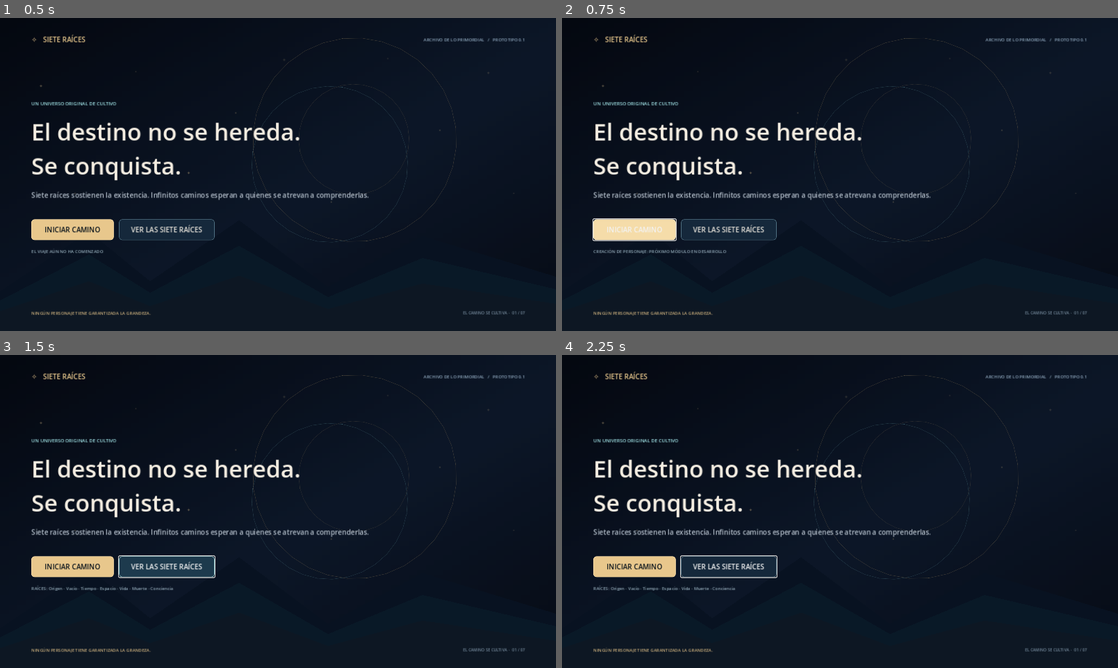
Above: before the commit, frames 1-4 (two rows, left to right).
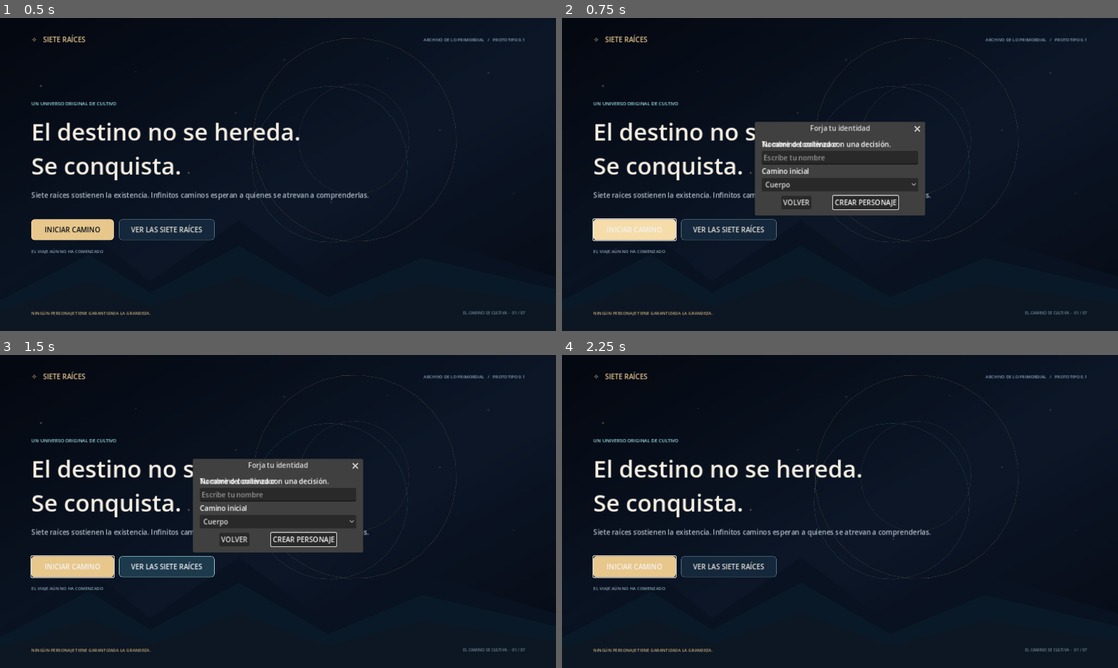
Above: after the commit, the same moments.

Repository: JOSEFRO/cultivation-universe-game
Game: Godot game, scene res://scenes/main.tscn
The game is run twice, just before and just after one commit, with the same random seed, the same clock (stepped at 60 frames per second) and the same inputs.
Inputs (mouse positions are in pixels of both pictures, inside the frame that each line leads up to):
- Up to frame 1 (0.5 s): no input
- Up to frame 2 (0.75 s): click "INICIAR CAMINO" at 0.5 s
- Up to frame 3 (1.5 s): click "VER LAS SIETE RAÍCES" at 1.25 s
- Up to frame 4 (2.25 s): click (795, 539) at 2 s, where only the run after the commit has a clickable "VOLVER"

Frame 1 is identical in both runs. In frame 2, 9.1% of the frame differs, in the area x 5-66%, y 33-76%; in frame 3, 9.6%; in frame 4, 0.6%.

Commit message:
feat(game): make opening character creation flow functional

Diff:
--- a/scripts/main.gd
+++ b/scripts/main.gd
@@ -3,6 +3,10 @@
 const WORLD_DATA = preload("res://scripts/world_data.gd")
 
 var status_label: Label
+var character_dialog: ConfirmationDialog
+var character_name_input: LineEdit
+var cultivation_path_select: OptionButton
+var current_character: Dictionary = {}
 
 func _ready() -> void:
 	_build_interface()
@@ -97,6 +101,7 @@
 	layout.add_child(buttons)
 
 	var begin_button := Button.new()
+	begin_button.name = "BeginButton"
 	begin_button.text = "  INICIAR CAMINO  "
 	begin_button.custom_minimum_size = Vector2(190, 48)
 	begin_button.add_theme_color_override("font_color", Color("#07111a"))
@@ -107,6 +112,7 @@
 	buttons.add_child(begin_button)
 
 	var codex_button := Button.new()
+	codex_button.name = "CodexButton"
 	codex_button.text = "  VER LAS SIETE RAÍCES  "
 	codex_button.custom_minimum_size = Vector2(220, 48)
 	codex_button.add_theme_color_override("font_color", Color("#e9e5dc"))
@@ -195,7 +201,59 @@
 	add_child(mountain)
 
 func _on_begin_pressed() -> void:
-	status_label.text = "CREACIÓN DE PERSONAJE: PRÓXIMO MÓDULO EN DESARROLLO"
+	if character_dialog and is_instance_valid(character_dialog):
+		character_dialog.popup_centered()
+		return
+	character_dialog = ConfirmationDialog.new()
+	character_dialog.name = "CharacterCreationDialog"
+	character_dialog.title = "Forja tu identidad"
+	character_dialog.dialog_text = "Tu camino comienza con una decisión."
+	character_dialog.ok_button_text = "CREAR PERSONAJE"
+	character_dialog.cancel_button_text = "VOLVER"
+	var form := VBoxContainer.new()
+	form.name = "CharacterCreationForm"
+	form.custom_minimum_size = Vector2(360, 120)
+	character_dialog.add_child(form)
+	var name_label := Label.new()
+	name_label.text = "Nombre del cultivador"
+	form.add_child(name_label)
+	character_name_input = LineEdit.new()
+	character_name_input.name = "CharacterNameInput"
+	character_name_input.placeholder_text = "Escribe tu nombre"
+	character_name_input.max_length = 24
+	form.add_child(character_name_input)
+	var path_label := Label.new()
+	path_label.text = "Camino inicial"
+	form.add_child(path_label)
+	cultivation_path_select = OptionButton.new()
+	cultivation_path_select.name = "CultivationPathSelect"
+	for path in WORLD_DATA.CULTIVATION_PATHS:
+		cultivation_path_select.add_item(path)
+	form.add_child(cultivation_path_select)
+	character_dialog.confirmed.connect(_create_character)
+	add_child(character_dialog)
+	character_dialog.popup_centered()
+
+func _create_character() -> void:
+	var character_name := character_name_input.text.strip_edges()
+	if character_name.is_empty():
+		status_label.text = "ESCRIBE UN NOMBRE PARA TU CULTIVADOR"
+		character_name_input.grab_focus()
+		return
+	current_character = {
+		"name": character_name,
+		"path": cultivation_path_select.get_item_text(cultivation_path_select.selected),
+		"realm": "Sin despertar",
+		"created_at": Time.get_datetime_string_from_system()
+	}
+	var save_file := FileAccess.open("user://character.json", FileAccess.WRITE)
+	if save_file == null:
+		status_label.text = "NO SE PUDO GUARDAR EL PERSONAJE"
+		return
+	save_file.store_string(JSON.stringify(current_character, "\t"))
+	save_file.close()
+	character_dialog.hide()
+	status_label.text = "CAMINO INICIADO · " + character_name.to_upper() + " · " + current_character["path"].to_upper()
 
 func _on_codex_pressed() -> void:
 	var names: Array[String] = []
